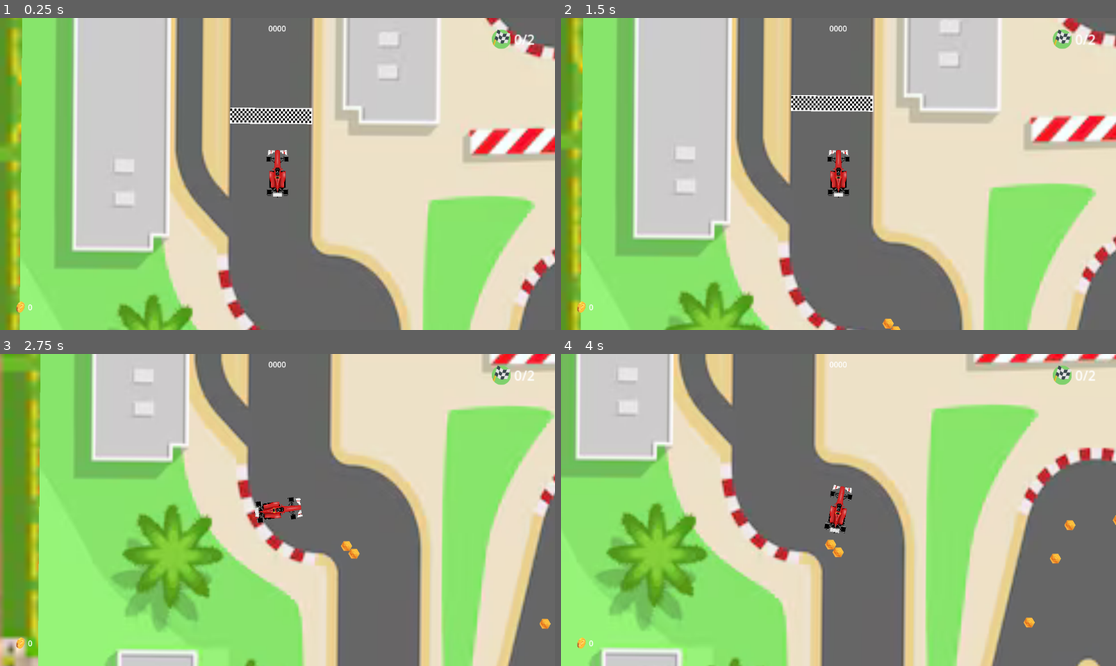
Above: before the commit, frames 1-4 (two rows, left to right).
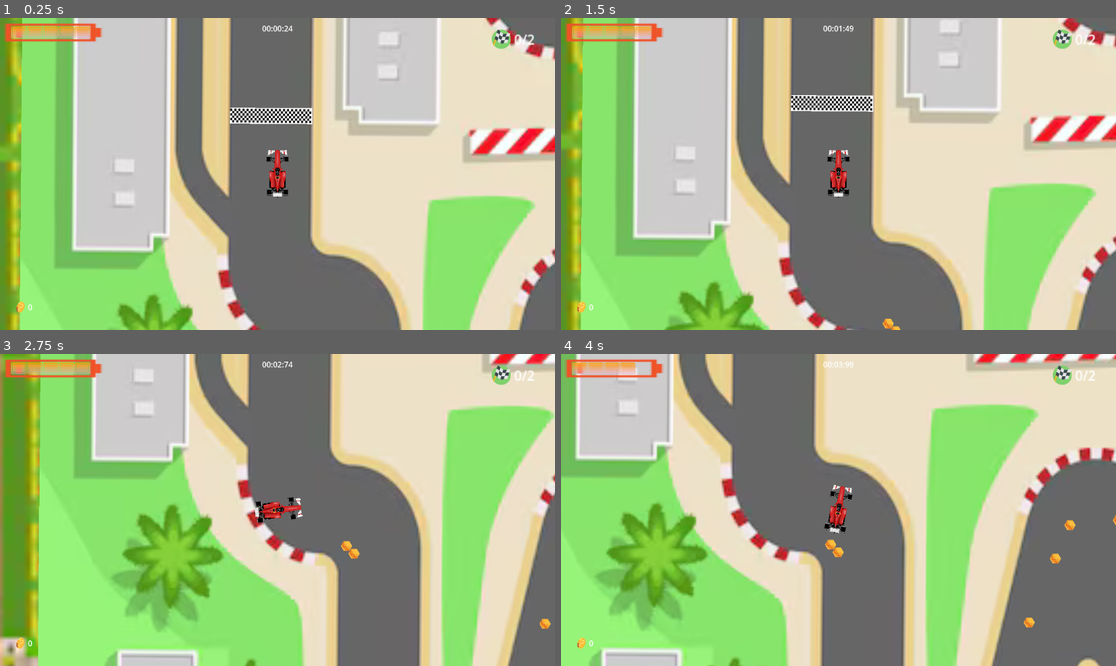
Above: after the commit, the same moments.

Repository: haroldmud/F1-qualy
Game: Godot game, scene res://scenes/level.tscn
Same seed, same stepped clock (60 frames per second), same inputs: the game is played once before the commit and once after it.
Inputs:
- Up to frame 1 (0.25 s): no input
- Up to frame 2 (1.5 s): tap Enter at 0.5 s; hold Right (right) 0.53-1.28 s; tap Space at 1.25 s; hold Down (brake) from 1.28 s (still down)
- Up to frame 3 (2.75 s): release Down (brake) at 2.03 s; hold Right (right) from 2.03 s (still down)
- Up to frame 4 (4 s): release Right (right) at 2.78 s; hold Up (forward) 2.78-3.53 s; hold Left (left) from 3.53 s (still down)

The runs differ from the first frame. In frame 1, 1.0% of the frame differs, in the area x 0-53%, y 1-8%; in frame 2, 1.0%; in frame 3, 1.0%; in frame 4, 0.9%.

Commit message:
feat: made some rotation improvements

Diff:
--- a/scenes/level.tscn
+++ b/scenes/level.tscn
@@ -1,11 +1,10 @@
-[gd_scene load_steps=13 format=3 uid="uid://8tmgt00yc6a3"]
+[gd_scene load_steps=12 format=3 uid="uid://8tmgt00yc6a3"]
 
 [ext_resource type="Script" uid="uid://1crl7nopt4jt" path="res://scripts/level.gd" id="1_2r41h"]
 [ext_resource type="Texture2D" uid="uid://3btsldktxokk" path="res://assets/city.png" id="1_ppgk2"]
 [ext_resource type="Texture2D" uid="uid://0boxs1e5f3qk" path="res://assets/mytrack2d.png" id="1_w8frs"]
 [ext_resource type="Texture2D" uid="uid://sva8u1qa4mas" path="res://assets/finishline.png" id="2_mx8sn"]
-[ext_resource type="Texture2D" uid="uid://qfx32rf4qak" path="res://assets/icons/coincollection.png" id="2_olg7q"]
-[ext_resource type="Texture2D" uid="uid://cim6wace7el8x" path="res://assets/icons/chequered-flag.png" id="3_t1rx8"]
+[ext_resource type="PackedScene" uid="uid://drnic87uc5aqw" path="res://scenes/ui.tscn" id="2_olg7q"]
 [ext_resource type="PackedScene" uid="uid://bibnqau26hlak" path="res://scenes/player.tscn" id="3_w8frs"]
 [ext_resource type="Script" uid="uid://qd6s2vg7u1ji" path="res://scripts/player.gd" id="4_mx8sn"]
 [ext_resource type="Script" uid="uid://d3kbxoj0x7nyi" path="res://scripts/crash.gd" id="7_klq6b"]
@@ -18,85 +17,7 @@
 [node name="Level" type="Node2D"]
 script = ExtResource("1_2r41h")
 
-[node name="CanvasLayer" type="CanvasLayer" parent="."]
-
-[node name="ScoreMargin" type="MarginContainer" parent="CanvasLayer"]
-anchors_preset = 5
-anchor_left = 0.5
-anchor_right = 0.5
-offset_left = -71.0
-offset_right = 71.0
-offset_bottom = 40.0
-grow_horizontal = 2
-theme_override_constants/margin_top = 4
-
-[node name="Label" type="Label" parent="CanvasLayer/ScoreMargin"]
-layout_mode = 2
-size_flags_horizontal = 4
-text = "0000"
-
-[node name="HealthMargin" type="MarginContainer" parent="CanvasLayer"]
-offset_right = 40.0
-offset_bottom = 40.0
-
-[node name="CoinsMargin" type="MarginContainer" parent="CanvasLayer"]
-anchors_preset = 2
-anchor_top = 1.0
-anchor_bottom = 1.0
-offset_left = 19.0
-offset_top = -71.0
-offset_right = 106.0
-offset_bottom = -24.0
-grow_vertical = 0
-size_flags_horizontal = 3
-size_flags_vertical = 3
-theme_override_constants/margin_left = 12
-theme_override_constants/margin_top = 12
-theme_override_constants/margin_right = 12
-theme_override_constants/margin_bottom = 12
-
-[node name="HBoxContainer" type="HBoxContainer" parent="CanvasLayer/CoinsMargin"]
-layout_mode = 2
-
-[node name="TextureRect" type="TextureRect" parent="CanvasLayer/CoinsMargin/HBoxContainer"]
-clip_contents = true
-layout_mode = 2
-texture = ExtResource("2_olg7q")
-expand_mode = 3
-
-[node name="Label" type="Label" parent="CanvasLayer/CoinsMargin/HBoxContainer"]
-layout_mode = 2
-text = "0"
-
-[node name="LapsMargin" type="MarginContainer" parent="CanvasLayer"]
-anchors_preset = 1
-anchor_left = 1.0
-anchor_right = 1.0
-offset_left = -152.0
-offset_top = 3.0000005
-offset_right = -76.0
-offset_bottom = 50.0
-grow_horizontal = 0
-scale = Vector2(1.7253048, 1.7479463)
-size_flags_horizontal = 3
-size_flags_vertical = 3
-theme_override_constants/margin_left = 12
-theme_override_constants/margin_top = 12
-theme_override_constants/margin_right = 12
-theme_override_constants/margin_bottom = 12
-
-[node name="HBoxContainer" type="HBoxContainer" parent="CanvasLayer/LapsMargin"]
-layout_mode = 2
-
-[node name="TextureRect" type="TextureRect" parent="CanvasLayer/LapsMargin/HBoxContainer"]
-clip_contents = true
-layout_mode = 2
-texture = ExtResource("3_t1rx8")
-expand_mode = 3
-
-[node name="Label" type="Label" parent="CanvasLayer/LapsMargin/HBoxContainer"]
-layout_mode = 2
-text = "0/2"
+[node name="UI" parent="." instance=ExtResource("2_olg7q")]
 
 [node name="city" type="Sprite2D" parent="."]
 position = Vector2(134, 215)
--- /dev/null
+++ b/scenes/ui.gd
@@ -0,0 +1,20 @@
+extends CanvasLayer
+
+
+# Called when the node enters the scene tree for the first time.
+func _ready() -> void:
+	pass # Replace with function body.
+
+
+# Called every frame. 'delta' is the elapsed time since the previous frame.
+func set_coins(coins_amount) -> void:
+	$CoinsMargin/HBoxContainer/Label.text = str(coins_amount)
+
+func set_health(health_amount):
+	for child in $HealthMargin2/HBoxContainer.get_children():
+		child.queue_free()
+
+	for life in health_amount:
+		var battery_life = TextureRect.new()
+		battery_life.texture = load("res://assets/icons/rectangle.png")
+		$HealthMargin2/HBoxContainer.add_child(battery_life)
--- /dev/null
+++ b/scenes/ui.tres.gd
@@ -0,0 +1,20 @@
+extends CanvasLayer
+
+
+# Called when the node enters the scene tree for the first time.
+func _ready() -> void:
+	pass # Replace with function body.
+
+
+# Called every frame. 'delta' is the elapsed time since the previous frame.
+func _process(delta: float) -> void:
+	pass
+
+func set_health(health_amount):
+	for child in $HealthMargin2/HBoxContainer.get_children():
+		child.queue_free()
+
+	for life in health_amount:
+		var battery_life = TextureRect.new()
+		battery_life.texture = load("res://assets/icons/rectangle.png")
+		$HealthMargin2/HBoxContainer.add_child(battery_life)
--- /dev/null
+++ b/scenes/ui.tscn
@@ -0,0 +1,142 @@
+[gd_scene load_steps=6 format=3 uid="uid://drnic87uc5aqw"]
+
+[ext_resource type="Texture2D" uid="uid://qfx32rf4qak" path="res://assets/icons/coincollection.png" id="1_gdt2y"]
+[ext_resource type="Script" uid="uid://crsvccju2jru5" path="res://scenes/ui.gd" id="1_wm3ai"]
+[ext_resource type="Texture2D" uid="uid://cim6wace7el8x" path="res://assets/icons/chequered-flag.png" id="2_wm3ai"]
+[ext_resource type="Texture2D" uid="uid://ba5wmtylparvg" path="res://assets/icons/battery.png" id="3_8dubc"]
+[ext_resource type="Texture2D" uid="uid://0whyn3jbwrd4" path="res://assets/icons/rectangle.png" id="4_p7vwb"]
+
+[node name="UI" type="CanvasLayer" groups=["ui"]]
+script = ExtResource("1_wm3ai")
+
+[node name="ScoreMargin" type="MarginContainer" parent="."]
+anchors_preset = 5
+anchor_left = 0.5
+anchor_right = 0.5
+offset_left = -71.0
+offset_right = 71.0
+offset_bottom = 40.0
+grow_horizontal = 2
+theme_override_constants/margin_top = 4
+
+[node name="Label" type="Label" parent="ScoreMargin"]
+layout_mode = 2
+size_flags_horizontal = 4
+text = "00:00:00"
+
+[node name="HealthMargin" type="MarginContainer" parent="."]
+offset_right = 40.0
+offset_bottom = 40.0
+
+[node name="CoinsMargin" type="MarginContainer" parent="."]
+anchors_preset = 2
+anchor_top = 1.0
+anchor_bottom = 1.0
+offset_left = 19.0
+offset_top = -71.0
+offset_right = 106.0
+offset_bottom = -24.0
+grow_vertical = 0
+size_flags_horizontal = 3
+size_flags_vertical = 3
+theme_override_constants/margin_left = 12
+theme_override_constants/margin_top = 12
+theme_override_constants/margin_right = 12
+theme_override_constants/margin_bottom = 12
+
+[node name="HBoxContainer" type="HBoxContainer" parent="CoinsMargin"]
+layout_mode = 2
+
+[node name="TextureRect" type="TextureRect" parent="CoinsMargin/HBoxContainer"]
+clip_contents = true
+layout_mode = 2
+texture = ExtResource("1_gdt2y")
+expand_mode = 3
+
+[node name="Label" type="Label" parent="CoinsMargin/HBoxContainer"]
+layout_mode = 2
+text = "0"
+
+[node name="LapsMargin" type="MarginContainer" parent="."]
+anchors_preset = 1
+anchor_left = 1.0
+anchor_right = 1.0
+offset_left = -152.0
+offset_top = 3.0000005
+offset_right = -76.0
+offset_bottom = 50.0
+grow_horizontal = 0
+scale = Vector2(1.7253048, 1.7479463)
+size_flags_horizontal = 3
+size_flags_vertical = 3
+theme_override_constants/margin_left = 12
+theme_override_constants/margin_top = 12
+theme_override_constants/margin_right = 12
+theme_override_constants/margin_bottom = 12
+
+[node name="HBoxContainer" type="HBoxContainer" parent="LapsMargin"]
+layout_mode = 2
+
+[node name="TextureRect" type="TextureRect" parent="LapsMargin/HBoxContainer"]
+clip_contents = true
+layout_mode = 2
+texture = ExtResource("2_wm3ai")
+expand_mode = 3
+
+[node name="Label" type="Label" parent="LapsMargin/HBoxContainer"]
+layout_mode = 2
+text = "0/2"
+
+[node name="NinePatchRect" type="NinePatchRect" parent="."]
+offset_left = -2.0
+offset_top = -14.0
+offset_right = 49.99994
+offset_bottom = 9.0
+scale = Vector2(4.328478, 3.84)
+texture = ExtResource("3_8dubc")
+
+[node name="HealthMargin2" type="MarginContainer" parent="."]
+offset_left = 11.000001
+offset_top = 2.0
+offset_right = 166.0
+offset_bottom = 49.0
+size_flags_horizontal = 3
+size_flags_vertical = 3
+theme_override_constants/margin_left = 12
+theme_override_constants/margin_top = 12
+theme_override_constants/margin_right = 12
+theme_override_constants/margin_bottom = 12
+
+[node name="HBoxContainer" type="HBoxContainer" parent="HealthMargin2"]
+layout_mode = 2
+theme_override_constants/separation = 1
+
+[node name="TextureRect" type="TextureRect" parent="HealthMargin2/HBoxContainer"]
+clip_contents = true
+layout_mode = 2
+texture = ExtResource("4_p7vwb")
+expand_mode = 3
+
+[node name="TextureRect2" type="TextureRect" parent="HealthMargin2/HBoxContainer"]
+clip_contents = true
+layout_mode = 2
+texture = ExtResource("4_p7vwb")
+expand_mode = 3
+
+[node name="TextureRect3" type="TextureRect" parent="HealthMargin2/HBoxContainer"]
+clip_contents = true
+layout_mode = 2
+texture = ExtResource("4_p7vwb")
+expand_mode = 3
+
+[node name="TextureRect4" type="TextureRect" parent="HealthMargin2/HBoxContainer"]
+clip_contents = true
+layout_mode = 2
+texture = ExtResource("4_p7vwb")
+expand_mode = 3
+
+[node name="TextureRect5" type="TextureRect" parent="HealthMargin2/HBoxContainer"]
+clip_contents = true
+layout_mode = 2
+texture = ExtResource("4_p7vwb")
+expand_mode = 3
--- a/scripts/coin_instance.gd
+++ b/scripts/coin_instance.gd
@@ -9,8 +9,9 @@
 	body_entered.connect(_on_body_entered)
 
 func _process(delta: float) -> void:
-	#print(player_node.coins_collected)
-	pass
+	#$"../UI".text = str(player_node.coins_collected)
+	print("oiqurweoiquer", player_node.coins_collected)
+	get_tree().call_group("ui", "set_coins", player_node.coins_collected)
 
 func _on_body_entered(body: Node2D) -> void:
 	if body != player_node:
--- a/scripts/level.gd
+++ b/scripts/level.gd
@@ -2,22 +2,36 @@
 
 var is_collided := false
 var lap := 0
+var time_elapsed := 0.0
+var health := 5
 
-# Called when the node enters the scene tree for the first time.
 func _ready() -> void:
-	pass # Replace with function body.
+	time_elapsed = 0.0
+	get_tree().call_group("ui", "set_health", health)
 
 # Called every frame. 'delta' is the elapsed time since the previous frame.
 func _process(delta: float) -> void:
-	$CanvasLayer/LapsMargin/HBoxContainer/Label.text = str(lap) + "/2"
+	time_elapsed += delta
+
+	var minutes = int(time_elapsed / 60)
+	var seconds = int(time_elapsed) % 60
+	var milliseconds = int((time_elapsed - int(time_elapsed)) * 100)
+
+	$UI/ScoreMargin/Label.text = "%02d:%02d:%02d" % [minutes, seconds, milliseconds]
+	$UI/LapsMargin/HBoxContainer/Label.text = str(lap) + "/2"
 
 func _on_circuit_body_entered(body: Node2D) -> void:
 	is_collided = true
-
+	health -= 1
 	if body is CharacterBody2D:
 		var push_back = -body.velocity.normalized() * 80
 		body.position += push_back
 		body.velocity = Vector2.ZERO
+
+	if health >= 0:
+		get_tree().call_group("ui", "set_health", health)
+	elif health < 0:
+		print("Nigga, you died")
 
 	if body.has_method("disable_input"):
 		body.disable_input(1.5)
--- a/scripts/player.gd
+++ b/scripts/player.gd
@@ -60,7 +60,6 @@
 	MAX_SPEED = 300 + (coins_collected * 10)
 	current_speed = clamp(current_speed, -MAX_SPEED, MAX_SPEED)
 
-	$"../CanvasLayer/CoinsMargin/HBoxContainer/Label".text = str(coins_collected)
 
 	# Steering only if moving
 	if abs(current_speed) > 5:
Binary file added: assets/icons/battery.png
Not shown, added: assets/icons/battery.png.import
Not shown, added: scenes/ui.gd.uid
Not shown, added: scenes/ui.tres.gd.uid
